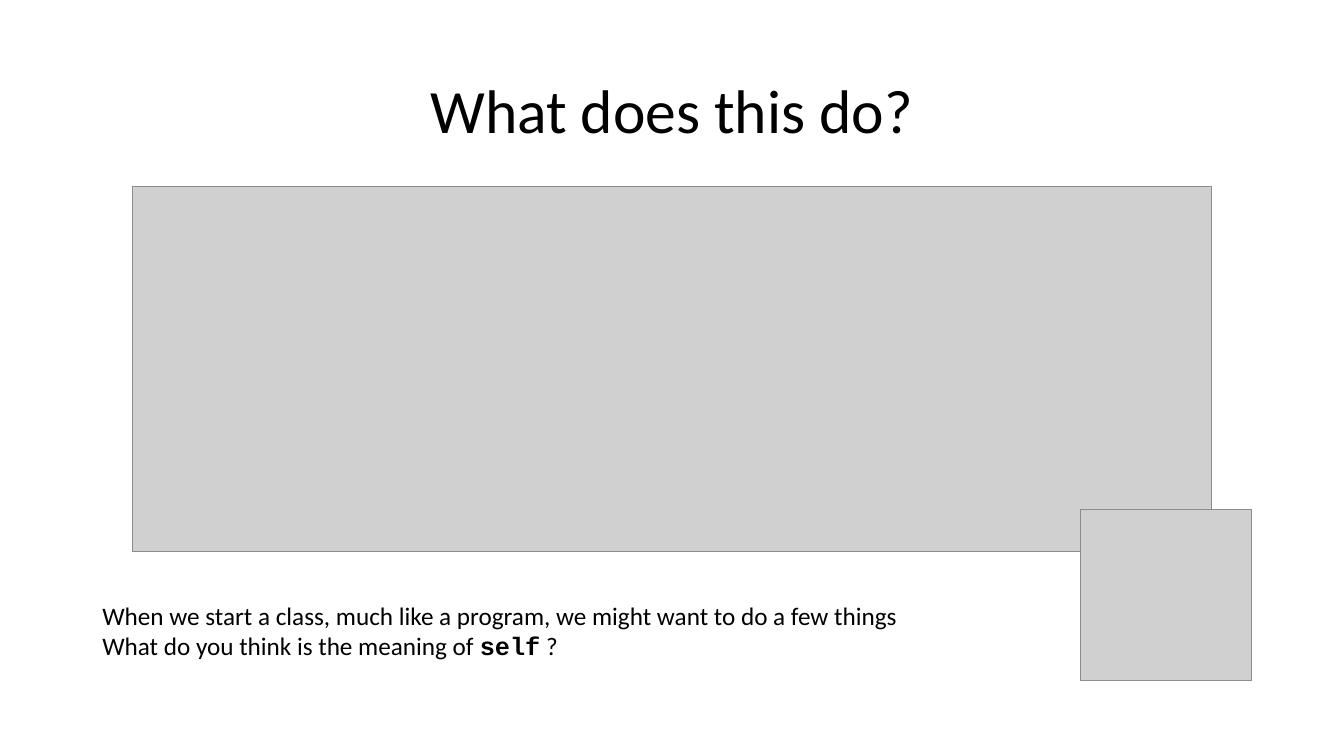
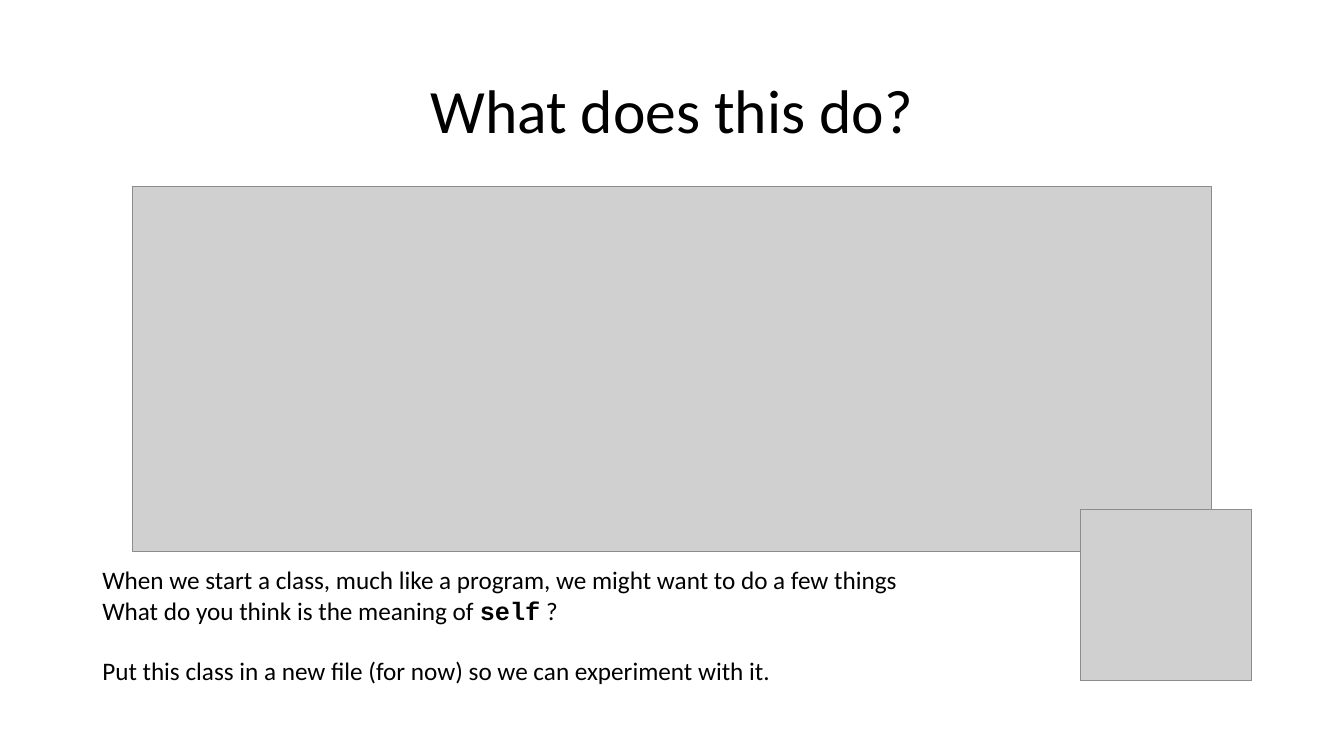
Before and after one commit to wilkotom/python_examples, a slide deck: slide 7 of Python Level 2/Lesson 3/Session 3.pptx. Drawn at 1344x756 pixels with LibreOffice and Linux fonts; fonts in the diff are those of the drawing; grey boxes stand for pictures. Boxes give left, top, right and bottom in pixels: in the first picture for what was removed or moved away, otherwise in the second. Text is boxed around its words. In the diff, an @@ line names an element or a change of style, - is before the commit and + after.

```diff
--- a/Python Level 2/Lesson 3/Session 3.pptx
+++ b/Python Level 2/Lesson 3/Session 3.pptx
@@ text "When we start a class, ...": place and size @@
-text "When we start a class, ..." at (102, 607, 896, 660)
+text "When we start a class, ..." at (102, 571, 896, 684)
@@ text at (102, 661, 770, 684): paragraph added @@
+Put this class in a new file (for now) so we can experiment with it.
```
Also in this commit, not shown: 2 other slides changed, 3 other files.
